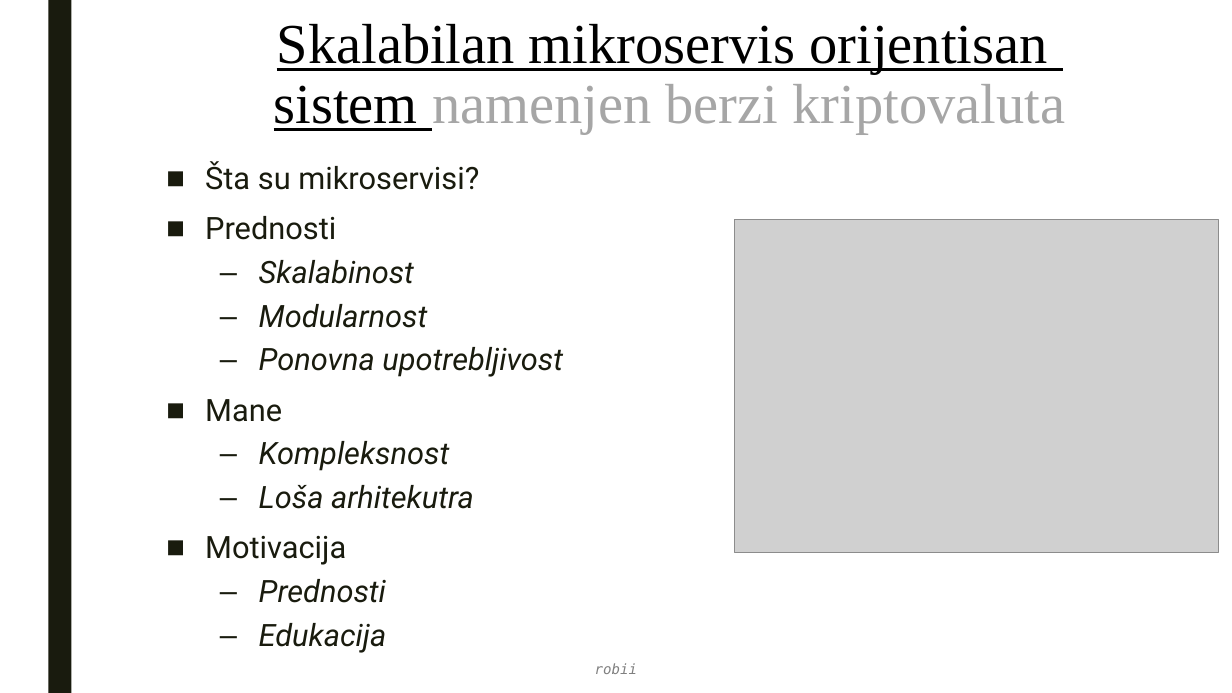
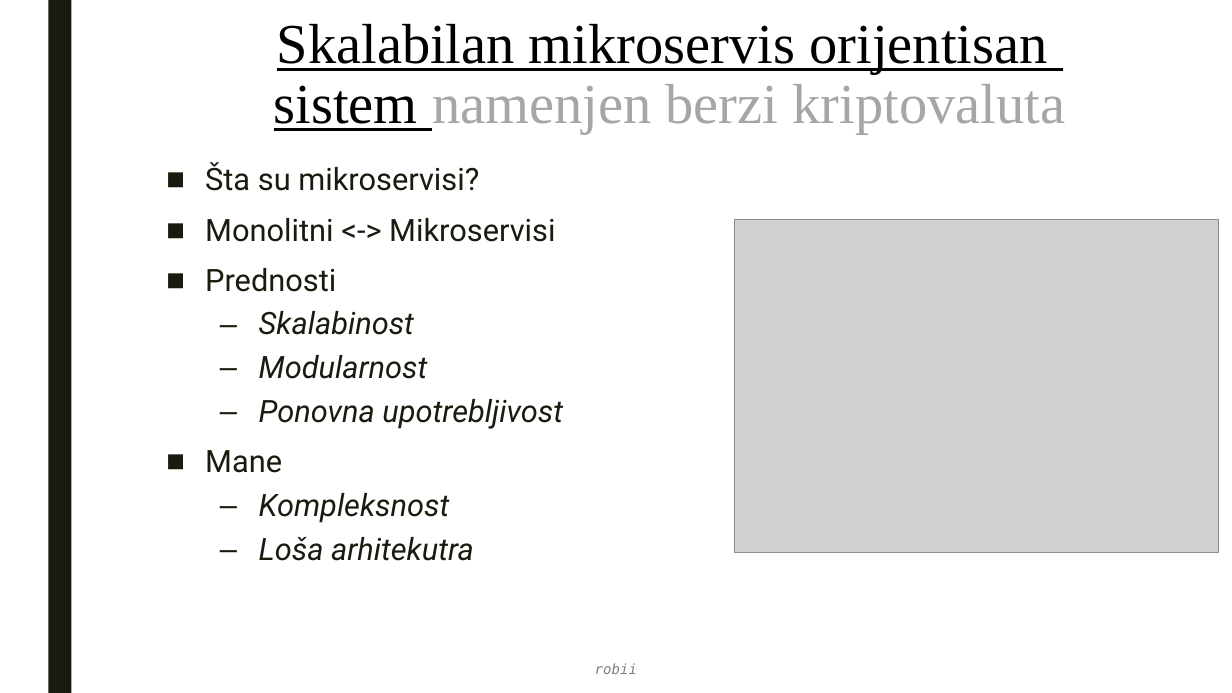
Before and after one commit to r081k45480/CryptOpher, a slide deck: slide 5 of diplomski_v1.1.pptx. Drawn at 1232x693 pixels with LibreOffice and Linux fonts; fonts in the diff are those of the drawing; grey boxes stand for pictures. Boxes give left, top, right and bottom in pixels: in the first picture for what was removed or moved away, otherwise in the second. Text is boxed around its words. In the diff, an @@ line names an element or a change of style, - is before the commit and + after.

```diff
--- a/diplomski_v1.1.pptx
+++ b/diplomski_v1.1.pptx
@@ text at (205,218,555,242): paragraph added @@
+■ Monolitni <-> Mikroservisi
@@ text at (205,536,387,653): paragraphs removed @@
-■ Motivacija
-  – Prednosti
-  – Edukacija
```
Also in this commit, not shown: 5 other slides changed.
